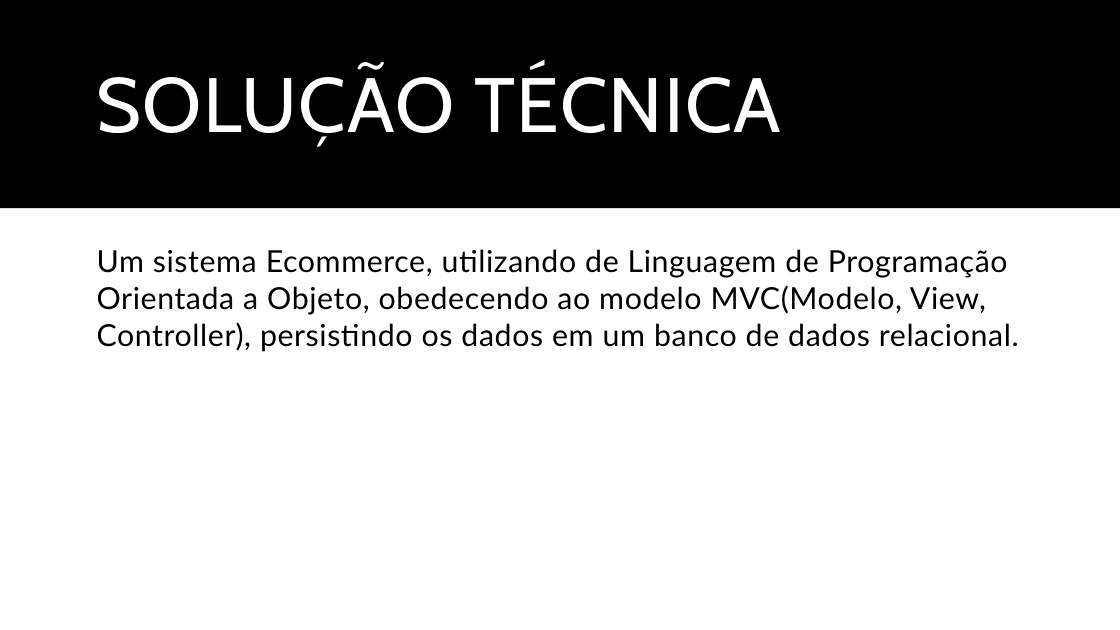
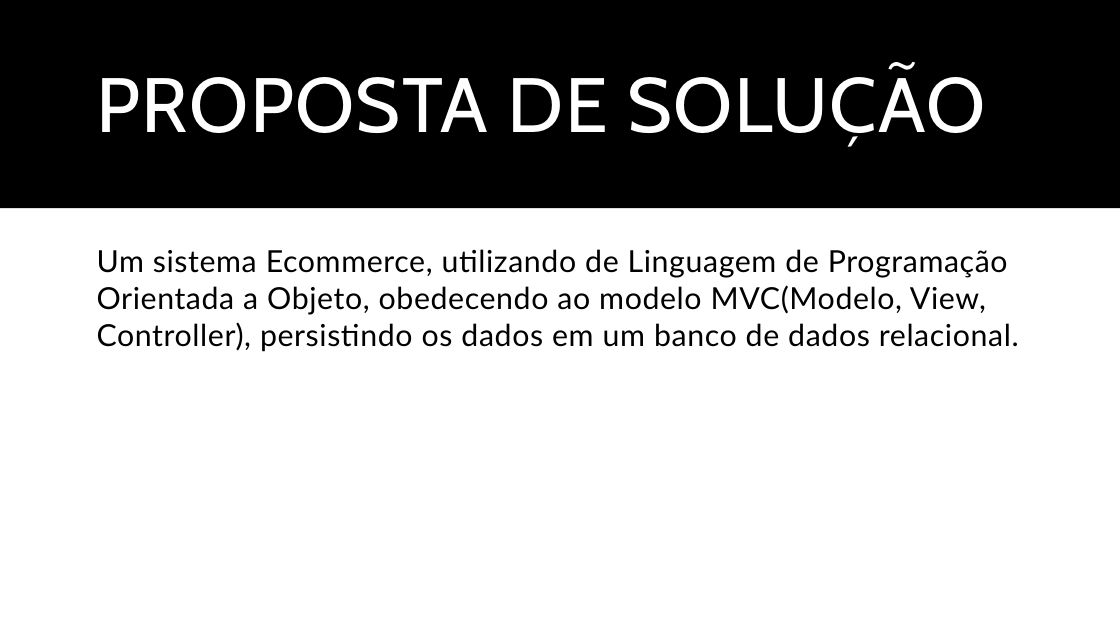
Before and after one commit to BrenoXDMoon/ProjetoLes, a slide deck: slide 5 of Documentos/Trabalho de Lab.pptx (slide 4 before the commit). Drawn at 1120x630 pixels with LibreOffice and Linux fonts; fonts in the diff are those of the drawing. Boxes give left, top, right and bottom in pixels: in the first picture for what was removed or moved away, otherwise in the second. Text is boxed around its words. In the diff, an @@ line names an element or a change of style, - is before the commit and + after.

```diff
--- a/Documentos/Trabalho de Lab.pptx
+++ b/Documentos/Trabalho de Lab.pptx
@@ title at <box>97,67,986,147</box>: text changed @@
-SOLUÇÃO TÉCNICA
+PROPOSTA DE SOLUÇÃO
```
Also in this commit, not shown: 1 other slide changed, 1 slide added, 16 slides removed, 10 other files.
